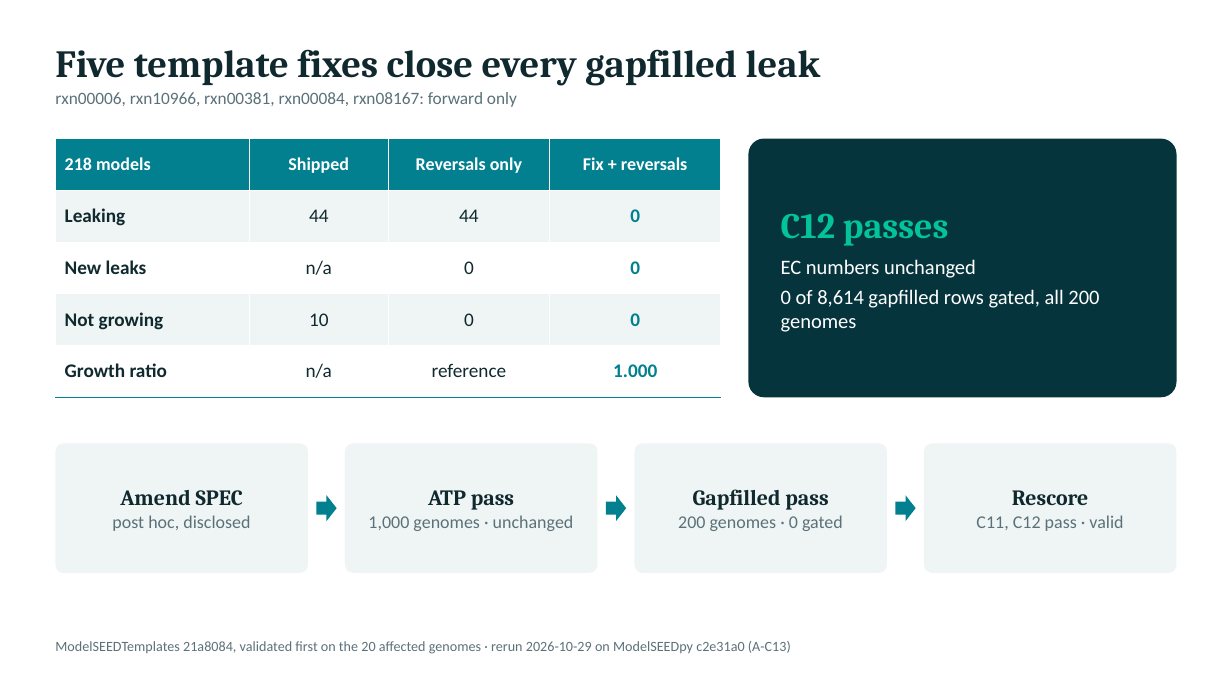
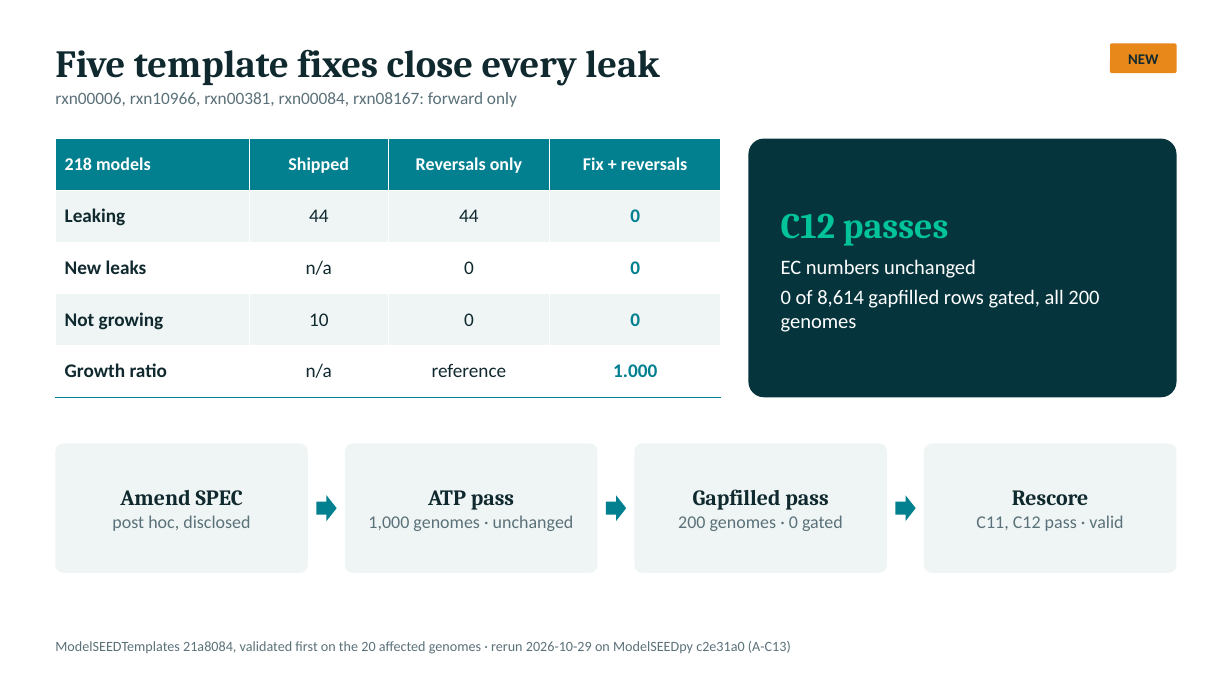
Before and after one commit to freiburgermsu/prFBA, a slide deck: slide 22 of presentations/prFBA_updates_2026-10.pptx (slide 27 before the commit). Drawn at 1232x693 pixels with LibreOffice and Linux fonts; fonts in the diff are those of the drawing. Boxes give left, top, right and bottom in pixels: in the first picture for what was removed or moved away, otherwise in the second. Text is boxed around its words. In the diff, an @@ line names an element or a change of style, - is before the commit and + after.

```diff
--- a/presentations/prFBA_updates_2026-10.pptx
+++ b/presentations/prFBA_updates_2026-10.pptx
@@ text at bbox=[55, 49, 660, 86]: text changed @@
-Five template fixes close every gapfilled leak
+Five template fixes close every leak
@@ rounded rectangle added at bbox=[1110, 43, 1177, 73], fill #E8871A, 11.5 pt, text #10292E, bold @@
+NEW
```
Also in this commit, not shown: 11 other slides changed, 7 slides removed, 5 other files.
